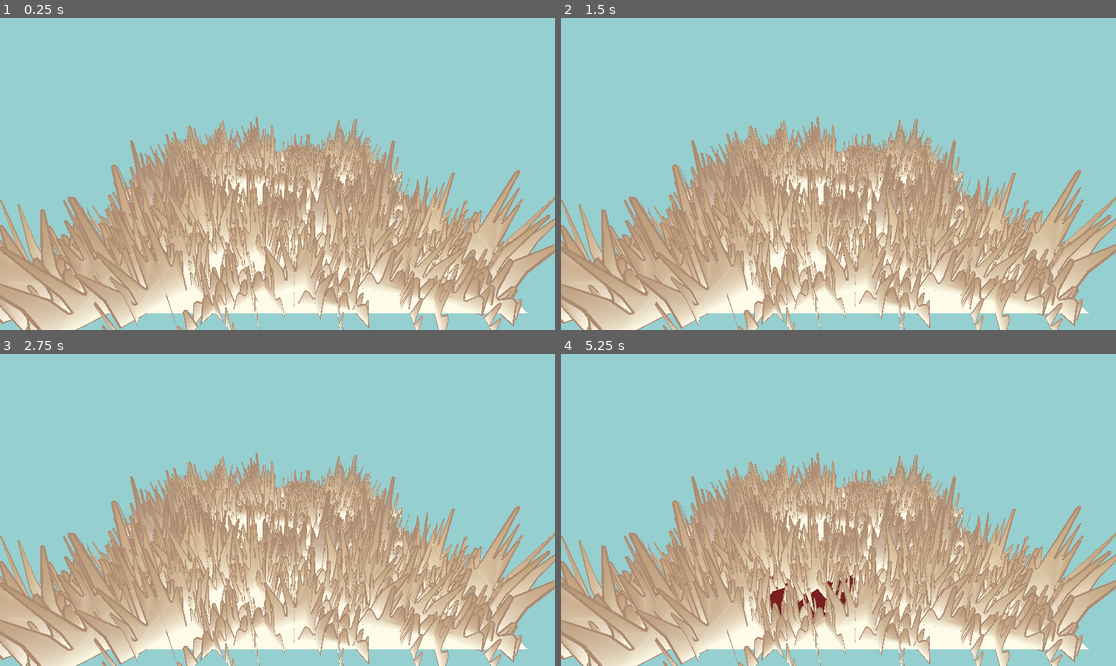
Above: before the commit, frames 1-4 (two rows, left to right).
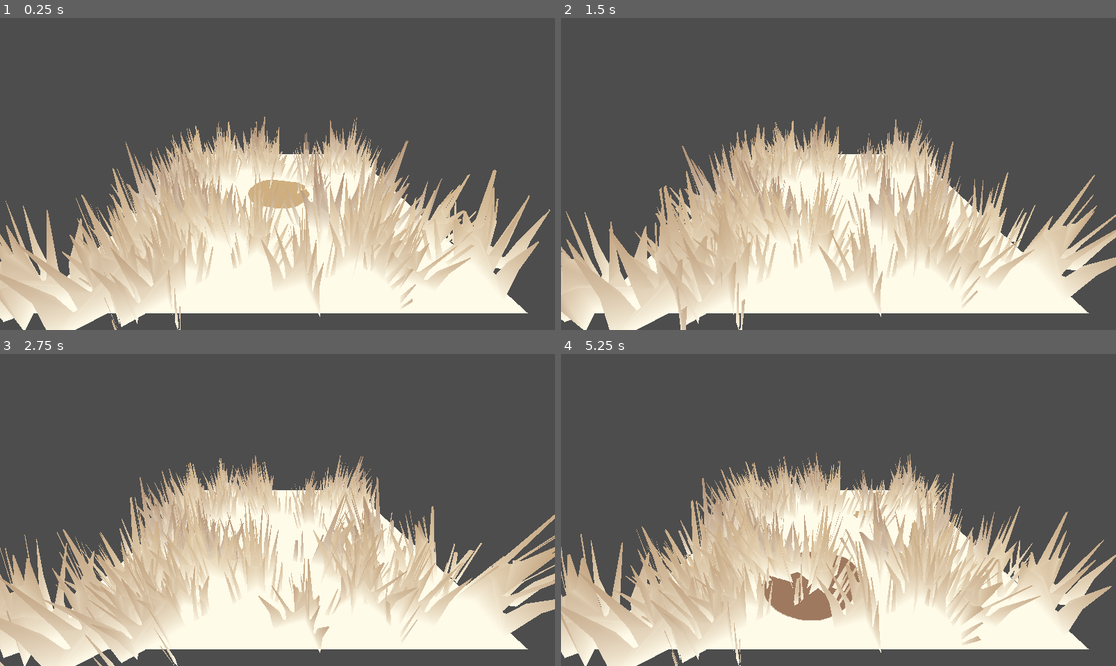
Above: after the commit, the same moments.

Repository: dip000/my-godotshaders
Game: Godot game, scene res://Main.tscn
Same seed, same stepped clock (60 frames per second), same inputs: the game is played once before the commit and once after it.
Inputs (mouse positions are in pixels of both pictures, inside the frame that each line leads up to):
- Up to frame 1 (0.25 s): no input
- Up to frame 2 (1.5 s): move the mouse to (960, 158) at 0.52 s; click (960, 158) at 0.67 s; move the mouse to (727, 189) at 1.27 s; click (727, 189) at 1.42 s
- Up to frame 3 (2.75 s): move the mouse to (333, 441) at 2.02 s; click (333, 441) at 2.17 s
- Up to frame 4 (5.25 s): move the mouse to (810, 572) at 2.77 s; click (810, 572) at 2.92 s; move the mouse to (1005, 556) at 3.52 s; click (1005, 556) at 3.67 s; move the mouse to (672, 463) at 4.27 s; click (672, 463) at 4.42 s; move the mouse to (866, 510) at 5.02 s; click (866, 510) at 5.17 s

The runs differ from the first frame. In frame 1, 84% of the frame differs, in the area x 0-100%, y 0-100%; in frame 2, 84%; in frame 3, 84%; in frame 4, 84%.

Commit message:
hodgepodge

Diff:
--- a/WorldPainter/Main.tscn
+++ b/WorldPainter/Main.tscn
@@ -9,15 +9,16 @@
 [ext_resource type="PackedScene" uid="uid://cly5ex8fwhm3u" path="res://Models/Grass.glb" id="6_sfyg0"]
 [ext_resource type="Material" uid="uid://c01wuldrrhrrh" path="res://Materials/overline.tres" id="7_ew1nx"]
 [ext_resource type="PackedScene" uid="uid://iet1ucgx353d" path="res://Models/GrassSmall.glb" id="7_k1m72"]
+[ext_resource type="Shader" path="res://scripts/grass.gdshader" id="8_xnu3d"]
+[ext_resource type="Shader" path="res://new_shader.gdshader" id="10_alwqf"]
 
 [sub_resource type="ShaderMaterial" id="ShaderMaterial_0b7wx"]
 render_priority = 0
 shader = ExtResource("2_cm8yw")
-shader_parameter/position = Vector2(0.215, -0.195)
-shader_parameter/rotation = 0.0
-shader_parameter/scale = 0.525
-shader_parameter/reveal_factor = 0.0
-shader_parameter/splash_color = Color(0.458824, 0.14902, 0.133333, 1)
+shader_parameter/position = Vector2(0, 0)
+shader_parameter/scale = 0.485
+shader_parameter/reveal_factor = 0.485
+shader_parameter/splash_color = Color(0.811765, 0.686275, 0.501961, 1)
 shader_parameter/splash_texture = ExtResource("4_ivle0")
 shader_parameter/base_texture = ExtResource("3_fm1c6")
 
@@ -28,12 +29,6 @@
 
 [sub_resource type="BoxShape3D" id="BoxShape3D_lsfh0"]
 size = Vector3(2, 0.1, 2)
-
-[sub_resource type="Environment" id="Environment_w1jai"]
-background_mode = 1
-background_color = Color(0.588235, 0.811765, 0.815686, 1)
-ambient_light_source = 2
-ambient_light_color = Color(1, 1, 1, 1)
 
 [sub_resource type="ArrayMesh" id="ArrayMesh_ieco7"]
 _surfaces = [{
@@ -91,6 +86,23 @@
 mesh = SubResource("ArrayMesh_6yngw")
 buffer = PackedFloat32Array(0.478115, 0, 1.07426, -0.21917, 0, 1.17585, 0, 0.0603747, -1.07426, 0, 0.478115, -0.588522, …(4637 unchanged characters)…
 
+[sub_resource type="FastNoiseLite" id="FastNoiseLite_llqqk"]
+frequency = 0.0001
+fractal_type = 0
+
+[sub_resource type="NoiseTexture2D" id="NoiseTexture2D_t4mqr"]
+seamless = true
+noise = SubResource("FastNoiseLite_llqqk")
+
+[sub_resource type="ShaderMaterial" id="ShaderMaterial_tb6xl"]
+render_priority = 0
+shader = ExtResource("8_xnu3d")
+shader_parameter/root_level = 1.333
+shader_parameter/color_root = Color(1, 0.984314, 0.913725, 1)
+shader_parameter/color_top = Color(0.811765, 0.686275, 0.501961, 1)
+shader_parameter/color_top_variant = Color(0.619608, 0.47451, 0.372549, 1)
+shader_parameter/noise_map = SubResource("NoiseTexture2D_t4mqr")
+
 [sub_resource type="ArrayMesh" id="ArrayMesh_yamo8"]
 _surfaces = [{
 "aabb": AABB(-0.141633, 0.00400394, -0.142407, 0.320913, 0.230079, 0.320923),
@@ -113,7 +125,7 @@
 }]
 blend_shape_mode = 0
 
-[sub_resource type="ArrayMesh" id="ArrayMesh_5cq61"]
+[sub_resource type="ArrayMesh" id="ArrayMesh_oqsut"]
 resource_name = "GrassSmall_Grass_018"
 _surfaces = [{
 "aabb": AABB(-0.141633, 0.00400394, -0.142407, 0.320913, 0.230079, 0.320923),
@@ -121,7 +133,7 @@
 "format": 4119,
 "index_count": 186,
 "index_data": PackedByteArray(33, 0, 32, 0, 4, 0, 33, 0, 35, 0, 32, 0, 31, 0, 1, 0, 3, 0, 1, 0, 13, 0, 29, 0, 13, 0, 31 …(1185 unchanged characters)…
-"material": ExtResource("6_32dwm"),
+"material": SubResource("ShaderMaterial_tb6xl"),
 "name": "Grass.004",
 "primitive": 3,
 "vertex_count": 78,
@@ -144,8 +156,19 @@
 [sub_resource type="MultiMesh" id="MultiMesh_j8iqe"]
 transform_format = 1
 instance_count = 128
-mesh = SubResource("ArrayMesh_5cq61")
+mesh = SubResource("ArrayMesh_oqsut")
 buffer = PackedFloat32Array(0.197135, 0, -0.998563, 0.825234, 0, 1.01784, 0, 0.0536004, 0.998563, 0, 0.197135, -0.37477 …(12003 unchanged characters)…
+
+[sub_resource type="ShaderMaterial" id="ShaderMaterial_72nvw"]
+render_priority = 0
+shader = ExtResource("10_alwqf")
+shader_parameter/_thickness = 1
+shader_parameter/_detail = 256.0
+shader_parameter/color = Color(0.678431, 0.545098, 0.45098, 1)
+
+[sub_resource type="QuadMesh" id="QuadMesh_gjs4k"]
+material = SubResource("ShaderMaterial_72nvw")
+size = Vector2(2, 2)
 
 [node name="ExampleOfUse" type="Node3D"]
 script = ExtResource("1_3no63")
@@ -161,7 +184,6 @@
 
 [node name="Camera3D" type="Camera3D" parent="."]
 transform = Transform3D(1, 0, 0, 0, 0.913957, 0.405812, 0, -0.405812, 0.913957, 0, 0.83743, 1.51535)
-environment = SubResource("Environment_w1jai")
 
 [node name="MultiMeshInstance3D" type="MultiMeshInstance3D" parent="."]
 transform = Transform3D(1, 0, 0, 0, 1, 0, 0, 0, 1, 0, -0.066421, 0)
@@ -169,6 +191,7 @@
 
 [node name="MultiMeshInstance3D2" type="MultiMeshInstance3D" parent="."]
 transform = Transform3D(1, 0, 0, 0, 1, 0, 0, 0, 1, 0, -0.0595646, 0)
+visible = false
 multimesh = SubResource("MultiMesh_j8iqe")
 
 [node name="Grass" parent="." instance=ExtResource("6_sfyg0")]
@@ -178,5 +201,9 @@
 [node name="GrassSmall" parent="." instance=ExtResource("7_k1m72")]
 visible = false
 
+[node name="MeshInstance3D3" type="MeshInstance3D" parent="."]
+visible = false
+mesh = SubResource("QuadMesh_gjs4k")
+
 [editable path="Grass"]
 [editable path="GrassSmall"]
--- a/WorldPainter/Materials/grass.tres
+++ b/WorldPainter/Materials/grass.tres
@@ -1,6 +1,7 @@
-[gd_resource type="ShaderMaterial" load_steps=4 format=3 uid="uid://bpya5hrmik52v"]
+[gd_resource type="ShaderMaterial" load_steps=5 format=3 uid="uid://bpya5hrmik52v"]
 
 [ext_resource type="Shader" path="res://scripts/grass.gdshader" id="1_63xrx"]
+[ext_resource type="Texture2D" uid="uid://rump6jx00yui" path="res://Images/splash_gradient.png" id="2_rmevf"]
 
 [sub_resource type="FastNoiseLite" id="FastNoiseLite_llqqk"]
 frequency = 0.0001
@@ -13,8 +14,9 @@
 [resource]
 render_priority = 0
 shader = ExtResource("1_63xrx")
-shader_parameter/root_level = 6.154
+shader_parameter/root_level = 4.103
 shader_parameter/color_root = Color(1, 0.984314, 0.913725, 1)
 shader_parameter/color_top = Color(0.811765, 0.686275, 0.501961, 1)
 shader_parameter/color_top_variant = Color(0.619608, 0.47451, 0.372549, 1)
 shader_parameter/noise_map = SubResource("NoiseTexture2D_t4mqr")
+shader_parameter/splash_map = ExtResource("2_rmevf")
--- a/WorldPainter/Materials/overline.tres
+++ b/WorldPainter/Materials/overline.tres
@@ -2,6 +2,7 @@
 
 [resource]
 resource_name = "Overline.001"
+transparency = 1
 cull_mode = 2
 shading_mode = 0
 albedo_color = Color(0.678431, 0.545098, 0.45098, 0)
--- /dev/null
+++ b/WorldPainter/new_shader.gdshader
@@ -0,0 +1,66 @@
+/*
+	Sobel/Depth Outline Shader by Firerabbit
+
+	MIT License
+*/
+
+shader_type spatial;
+render_mode unshaded, cull_front;
+
+uniform int _thickness : hint_range(0,3) = 1;
+uniform float _detail : hint_range(0.0,256.0) = 256.0;
+uniform vec3 color:source_color;
+
+varying mat4 CAMERA;
+uniform sampler2D DEPTH_TEXTURE:hint_depth_texture, filter_linear_mipmap;
+uniform sampler2D SCREEN_TEXTURE:hint_screen_texture, filter_linear_mipmap;
+
+
+void vertex()
+{
+	POSITION = vec4(VERTEX, 1.0);
+	CAMERA = INV_VIEW_MATRIX;
+	NORMAL = -NORMAL;
+}
+
+
+void fragment()
+{
+//	float depth = texture(DEPTH_TEXTURE, SCREEN_UV).x;
+	vec3 ndc = vec3(SCREEN_UV, 0.5) * 2.0 - 1.0;
+	vec4 view = INV_PROJECTION_MATRIX * vec4(ndc, 1.0);
+	view.xyz /= view.w;
+	float linear_depth = -view.z;
+
+	float pix[9];
+	for( int y=0; y<3; y ++ ) {
+		for( int x=0; x<3; x ++ ) {
+			vec2 uv = SCREEN_UV + vec2( float( x-1 ), float( y-1 ) ) *  float(_thickness) / VIEWPORT_SIZE;
+			pix[y*3+x] = texture( SCREEN_TEXTURE, uv ).r;
+		}
+	}
+	// Sobel
+	float sobel_src_x = (
+		pix[0] * -1.0
+	+	pix[3] * -2.0
+	+	pix[6] * -1.0
+	+	pix[2] * 1.0
+	+	pix[5] * 2.0
+	+	pix[8] * 1.0
+	);
+	float sobel_src_y = (
+		pix[0] * -1.0
+	+	pix[1] * -2.0
+	+	pix[2] * -1.0
+	+	pix[6] * 1.0
+	+	pix[7] * 2.0
+	+	pix[8] * 1.0
+	);
+	float sobel = length(vec2(sobel_src_x, sobel_src_y));
+	float outline = 1.0 - sobel * _detail * linear_depth / 8.0;
+
+	outline = clamp(outline, 0.0, 1.0);
+
+	ALBEDO = color;
+	ALPHA = float(outline < 0.5);
+}
--- /dev/null
+++ b/WorldPainter/node_3d.tscn
@@ -0,0 +1,19 @@
+[gd_scene load_steps=4 format=3 uid="uid://d3737h2nj2e15"]
+
+[ext_resource type="Shader" path="res://new_shader.gdshader" id="1_14wm2"]
+
+[sub_resource type="ShaderMaterial" id="ShaderMaterial_1araw"]
+render_priority = 0
+shader = ExtResource("1_14wm2")
+shader_parameter/_thickness = 1
+shader_parameter/_detail = 35.734
+shader_parameter/color = null
+
+[sub_resource type="QuadMesh" id="QuadMesh_wt6a1"]
+material = SubResource("ShaderMaterial_1araw")
+
+[node name="Node3D" type="Node3D"]
+
+[node name="MeshInstance3D3" type="MeshInstance3D" parent="."]
+transform = Transform3D(1, 0, 0, 0, 1, 0, 0, 0, 1, 0, 0, -0.165195)
+mesh = SubResource("QuadMesh_wt6a1")
--- a/WorldPainter/scripts/example_of_use.gd
+++ b/WorldPainter/scripts/example_of_use.gd
@@ -16,7 +16,7 @@
 		var result:Dictionary = _detect_from_cam_to_mouse()
 		if result:
 			var pos:Vector2 = Vector2(result.position.x, result.position.z) / shader_helper.mesh.size
-			shader_helper.splash_at(pos, 0.3, Color(0.475, 0.141, 0.133))
+			shader_helper.splash_at(pos, 0.3)
 
 func _detect_from_cam_to_mouse() -> Dictionary:
 	query.from = cam.global_position
--- a/WorldPainter/scripts/grass.gdshader
+++ b/WorldPainter/scripts/grass.gdshader
@@ -1,18 +1,19 @@
 shader_type spatial;
-render_mode cull_disabled, unshaded;
+render_mode cull_disabled, unshaded, shadows_disabled;
 
 uniform float root_level:hint_range(0, 20);
 uniform vec3 color_root:source_color;
 uniform vec3 color_top:source_color;
 uniform vec3 color_top_variant:source_color;
 uniform sampler2D noise_map;
+uniform sampler2D splash_map;
 
 varying vec3 world_pos;
 
 
 void vertex(){
-//	VERTEX.x += sin(NODE_POSITION_WORLD.x + TIME * 1.25 + UV.y) * ( 1.0 - UV.y) * 0.2;
-//	VERTEX.z += cos(NODE_POSITION_WORLD.z + TIME * 0.45 + UV.y) * ( 1.0 - UV.y) * 0.15;
+	VERTEX.x += sin(NODE_POSITION_WORLD.x + TIME * 1.25 + UV.y) * ( 1.0 - UV.y) * 0.2;
+	VERTEX.z += cos(NODE_POSITION_WORLD.z + TIME * 0.45 + UV.y) * ( 1.0 - UV.y) * 0.15;
 
 	// Vertex to world space
 	world_pos = (MODEL_MATRIX * vec4(VERTEX, 1.0)).xyz;
--- a/WorldPainter/scripts/image_processing.gd
+++ b/WorldPainter/scripts/image_processing.gd
@@ -1,7 +1,9 @@
 extends MeshInstance3D
 class_name ShaderHelper
 
-var material:ShaderMaterial = get_active_material(0)
+var ground:ShaderMaterial = get_active_material(0)
+@onready var grass:ShaderMaterial = $"../MultiMeshInstance3D".multimesh.mesh.surface_get_material(0)
+
 var base_texture:ImageTexture
 var base_image:Image = preload("res://Images/base_texture.png").get_image()
 var splash_end_mask_image:Image = preload("res://Images/splash_end_mask.png").get_image()
@@ -16,26 +18,25 @@
 	var base_texture_compressed:CompressedTexture2D = preload("res://Images/base_texture.png")
 	base_texture = ImageTexture.create_from_image( base_texture_compressed.get_image() )
 
-func splash_at(splash_position:Vector2, slplash_scale:float, splash_color:Color):
-	material.set_shader_parameter("position", splash_position)
-	material.set_shader_parameter("rotation", randf_range(0.0, 2*PI))
-	material.set_shader_parameter("scale", slplash_scale)
-	material.set_shader_parameter("splash_color", splash_color)
-	MultiMeshInstance3D
+func splash_at(splash_position:Vector2, slplash_scale:float):
+	ground.set_shader_parameter("position", splash_position)
+	ground.set_shader_parameter("scale", slplash_scale)
+
 	# Start and wait for shader animation to finish
-	var animation:MethodTweener = create_tween().tween_method(_set_reveal_factor, 0.0, 0.95, 2.0).set_trans(Tween.TRANS_CIRC).set_ease(Tween.EASE_OUT)
+	var animation:MethodTweener = create_tween().tween_method(_set_reveal_factor, 0.0, 1.0, 2.0).set_trans(Tween.TRANS_CIRC).set_ease(Tween.EASE_OUT)
 	await animation.finished
 
 	# Update baked texture and reset shader
 	# If it lags baking the texture, consider pre-baking it inside a Thread
-	_bake_splash_into_base_texture(splash_position, slplash_scale, splash_color)
-	material.set_shader_parameter("base_texture", base_texture)
-	material.set_shader_parameter("reveal_factor", 0)
+	_bake_splash_into_base_texture(splash_position, slplash_scale)
+	ground.set_shader_parameter("reveal_factor", 0)
+	ground.set_shader_parameter("base_texture", base_texture)
+	grass.set_shader_parameter("splash_map", base_texture)
 
 func _set_reveal_factor(value:float):
-	material.set_shader_parameter("reveal_factor", value)
+	ground.set_shader_parameter("reveal_factor", value)
 
-func _bake_splash_into_base_texture(p:Vector2, s:float, c:Color):
+func _bake_splash_into_base_texture(p:Vector2, s:float):
 	var size:Vector2i = SIZE * s #resize splash
 	p *= SIZE #move relative to pixel size
 	p += HALF_SIZE * (1 - s) #move relative to center
@@ -43,7 +44,7 @@
 	# Create splash
 	var splash_color:Image = Image.create(size.x, size.y, false, Image.FORMAT_RGBA8)
 	var splash_mask:Image = splash_end_mask_image.duplicate()
-	splash_color.fill(c)
+	splash_color.fill(Color(0.62, 0.475, 0.373))
 	splash_mask.resize( size.x, size.y )
 
 	# Draws the last frame of the splash animation on top of 'base_texture'
--- a/WorldPainter/scripts/world_painter.gdshader
+++ b/WorldPainter/scripts/world_painter.gdshader
@@ -2,48 +2,24 @@
 render_mode unshaded;
 
 uniform sampler2D splash_texture:repeat_disable;
-uniform sampler2D base_texture:hint_default_black;
+uniform sampler2D base_texture:hint_default_white;
 //uniform sampler2D grass_patches:hint_default_white;
 
 uniform vec2 position;
-uniform float rotation:hint_range(0.0, 6.283184);
 uniform float scale:hint_range(0.0, 10.0);
 uniform float reveal_factor:hint_range(0.0, 1.0);
 uniform vec3 splash_color:source_color;
 
-const float SPLASH_CUT = 0.1;
-const float HALF_PI = PI/2.0;
-const float HEIGHT = 0.05;
 
-
-vec2 rotate_and_scale_from_center(vec2 uv, float s, float a){
-	a = a + HALF_PI;
+vec2 scale_from_center(vec2 uv, float s){
 	s = 1.0 / s;
-	mat2 rotation_matrix = mat2(vec2(sin(a), -cos(a)), vec2(cos(a), sin(a)));
-	return ((uv - 0.5) * s*rotation_matrix) + 0.5;
+	return ((uv - 0.5) * s) + 0.5;
 }
 
-
-void vertex(){
-	vec2 uv_transformed = rotate_and_scale_from_center( UV - position, scale*0.3, rotation );
-	float splash_pixel = texture( splash_texture, uv_transformed ).r;
-	if(reveal_factor > 0.0)
-		VERTEX.y = splash_pixel * HEIGHT * (1.0-reveal_factor);
-}
-
-
 void fragment(){
-	vec3 base = texture( base_texture, UV ).rgb;
-	vec2 uv_transformed = rotate_and_scale_from_center( UV - position, scale, rotation );
+	vec2 uv_transformed = scale_from_center( UV - position, scale );
 	float splash_pixel = texture( splash_texture, uv_transformed ).r;
 
-	float splash_pixel_halved = smoothstep(splash_pixel, 0.0, SPLASH_CUT + 0.01*sin(TIME*5.0));
-	float mixed = mix(splash_pixel, splash_pixel_halved, reveal_factor);
-
-	if(splash_pixel > (1.0-reveal_factor)){
-		ALBEDO = mix(base, splash_color, mixed);
-	}
-	else{
-		ALBEDO = base;
-	}
+	bool splash = (splash_pixel > (1.0-reveal_factor));
+	ALBEDO = splash ? splash_color : texture( base_texture, UV ).rgb;
 }
Binary file changed: WorldPainter/Images/splash_end_mask.png
Not shown, changed: WorldPainter/Images/splash_end_mask.png.import
Not shown: 1 places in WorldPainter/Main.tscn that only renumber resources
